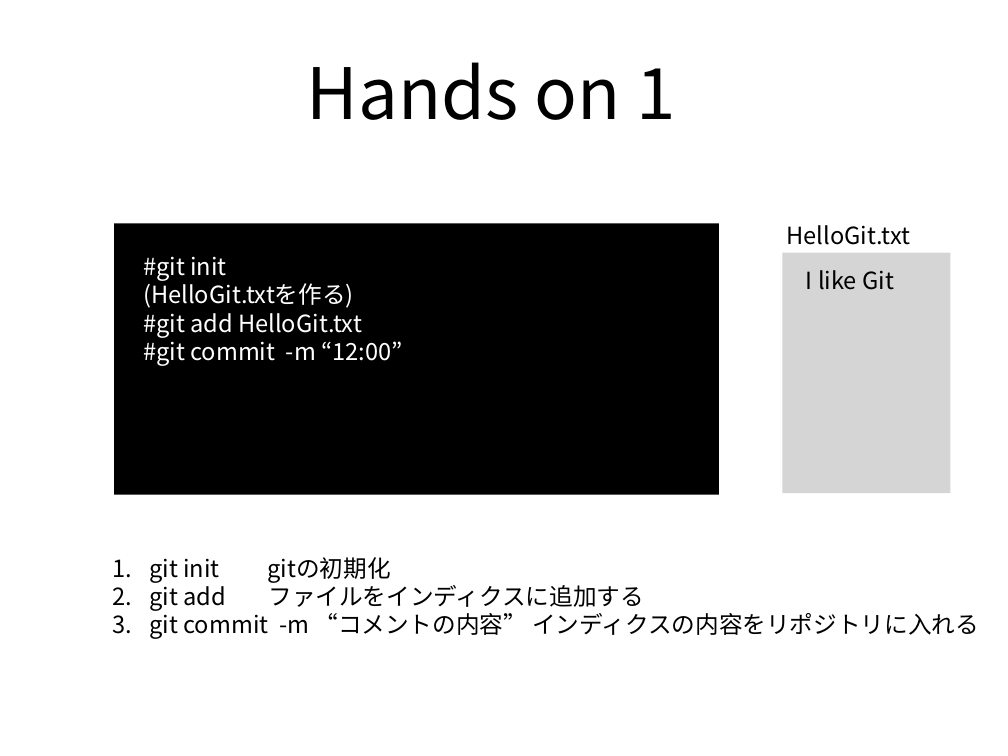
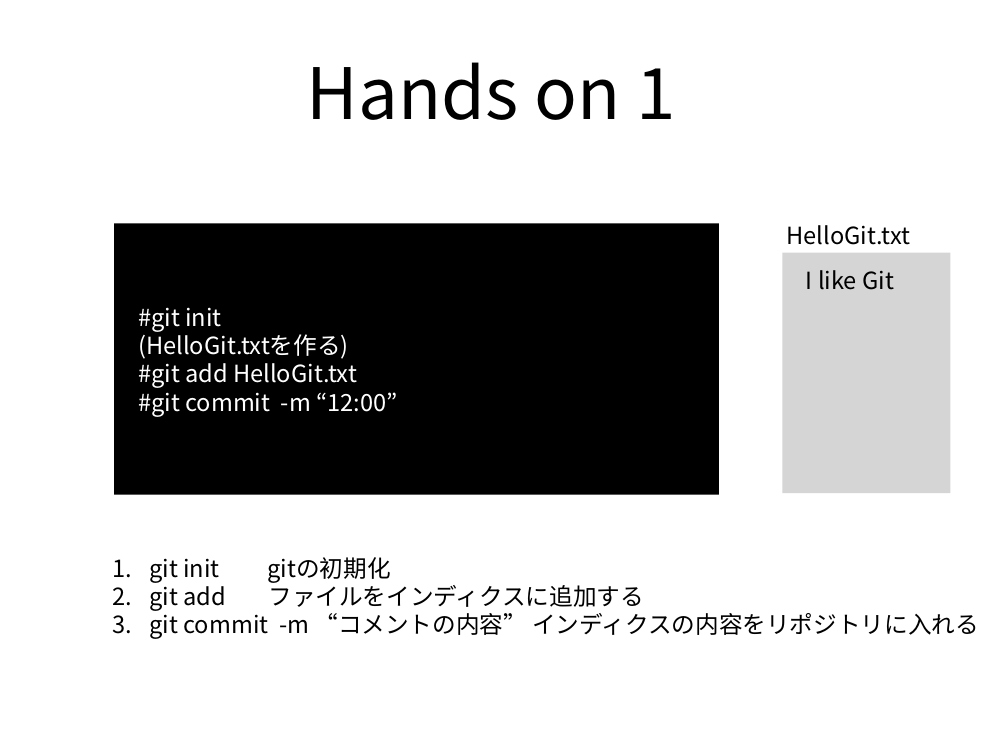
Before and after one commit to xu1718191411/NagoyaStudy, a slide deck: slide 7 of Git入門.pptx. Drawn at 1008x756 pixels with LibreOffice and Linux fonts; fonts in the diff are those of the drawing. Boxes give left, top, right and bottom in pixels: in the first picture for what was removed or moved away, otherwise in the second. Text is boxed around its words. In the diff, an @@ line names an element or a change of style, - is before the commit and + after.

```diff
--- a/Git入門.pptx
+++ b/Git入門.pptx
@@ text "#git init": place and size @@
-text "#git init" at (143, 256, 402, 366)
+text "#git init" at (138, 307, 397, 417)
```
Also in this commit, not shown: 2 other slides changed, 1 slide added, 1 slide removed, 2 other files.
